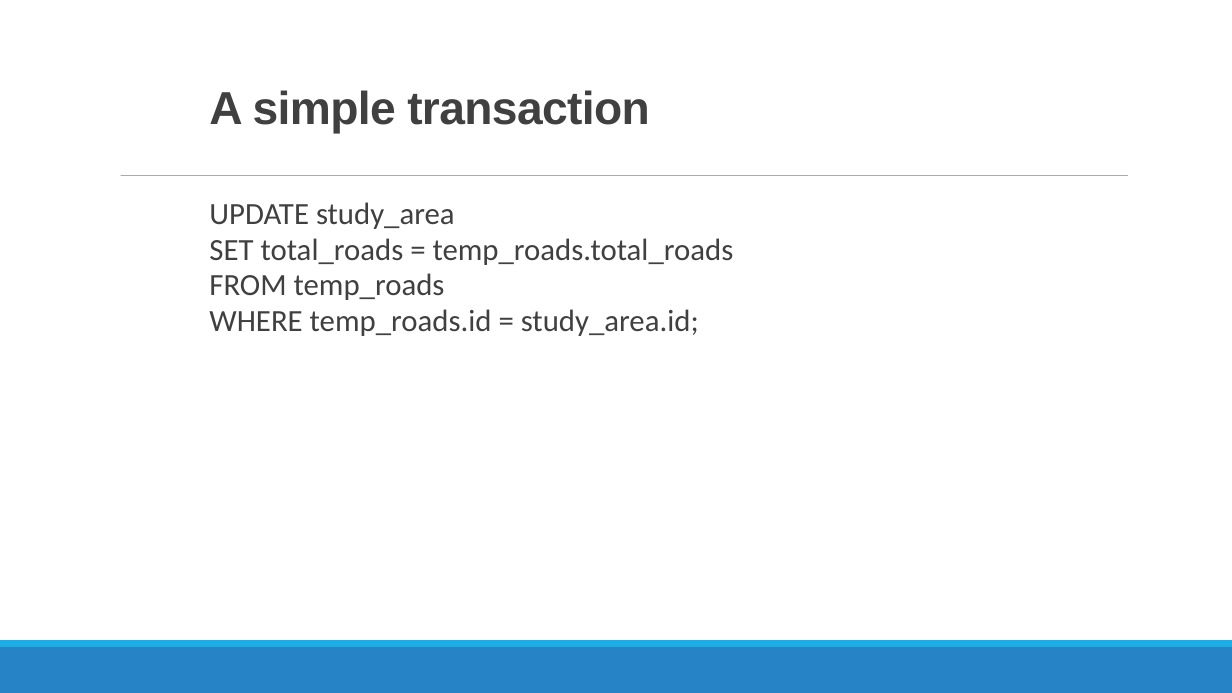
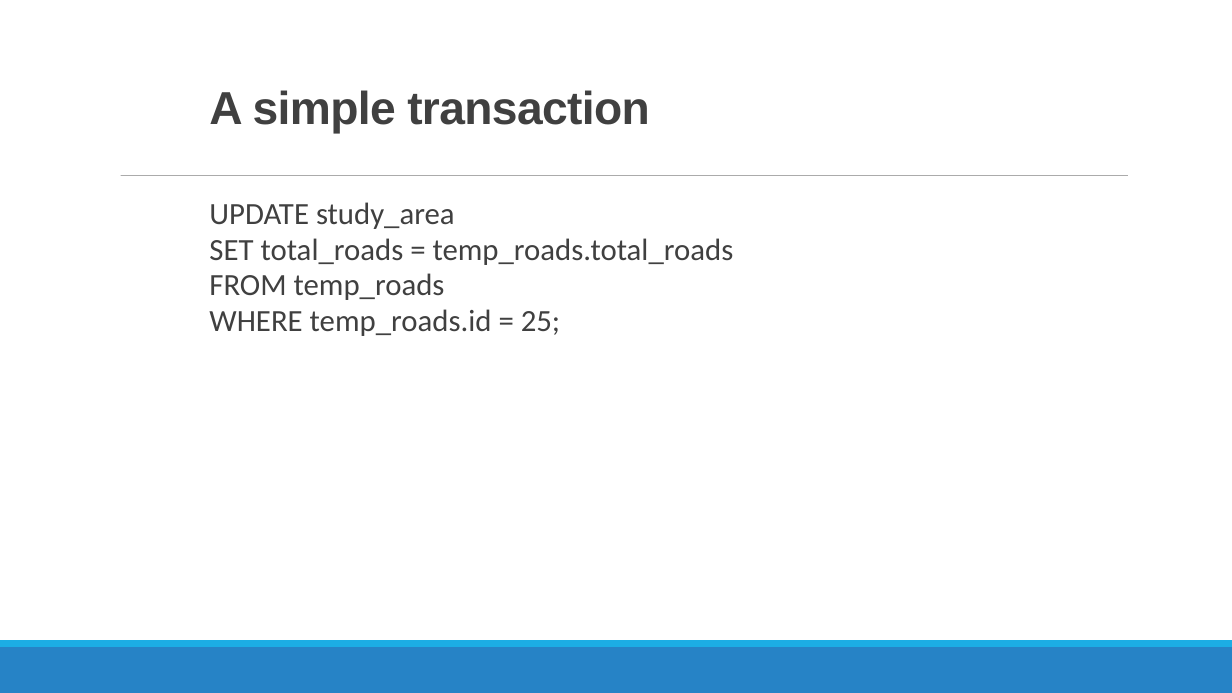
Before and after one commit to MGIS-UMN/GIS5577_week9, a slide deck: slide 7 of Database_Administration.odp (slide 5 before the commit). Drawn at 1232x693 pixels with LibreOffice and Linux fonts; fonts in the diff are those of the drawing. Boxes give left, top, right and bottom in pixels: in the first picture for what was removed or moved away, otherwise in the second. Text is boxed around its words. In the diff, an @@ line names an element or a change of style, - is before the commit and + after.

```diff
--- a/Database_Administration.odp
+++ b/Database_Administration.odp
@@ text at (209,309,560,336): text changed @@
-WHERE temp_roads.id = study_area.id;
+WHERE temp_roads.id = 25;
```
Also in this commit, not shown: 7 other slides changed, 6 slides added, 2 slides removed, 1 other file.
